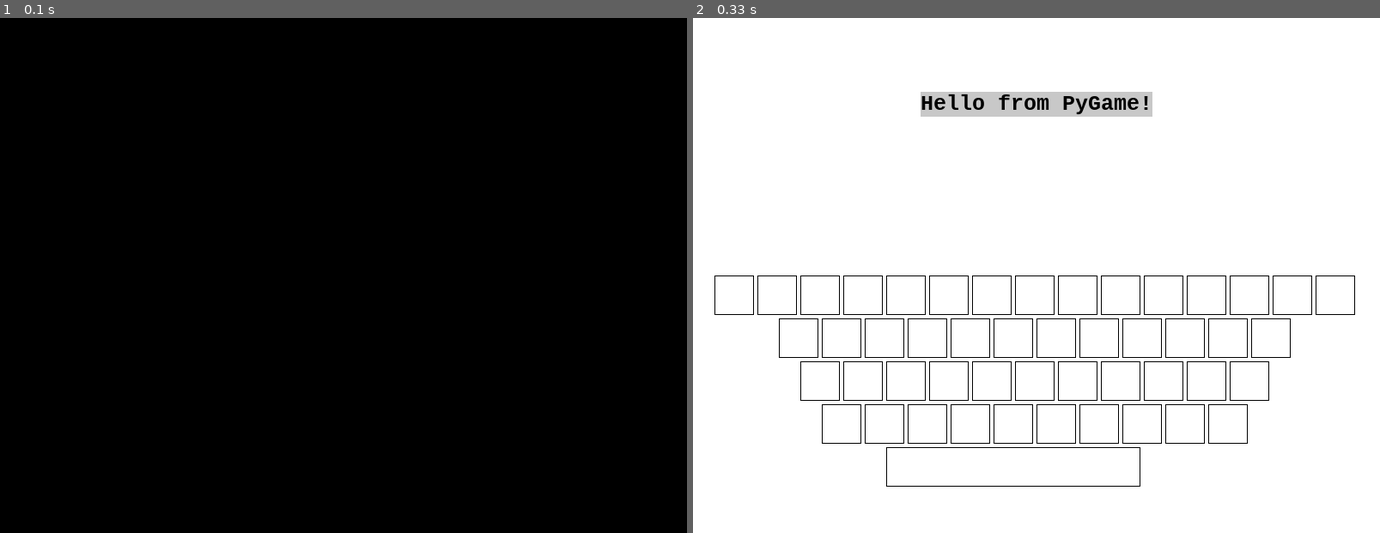
Above: before the commit, frames 1-2 (left to right).
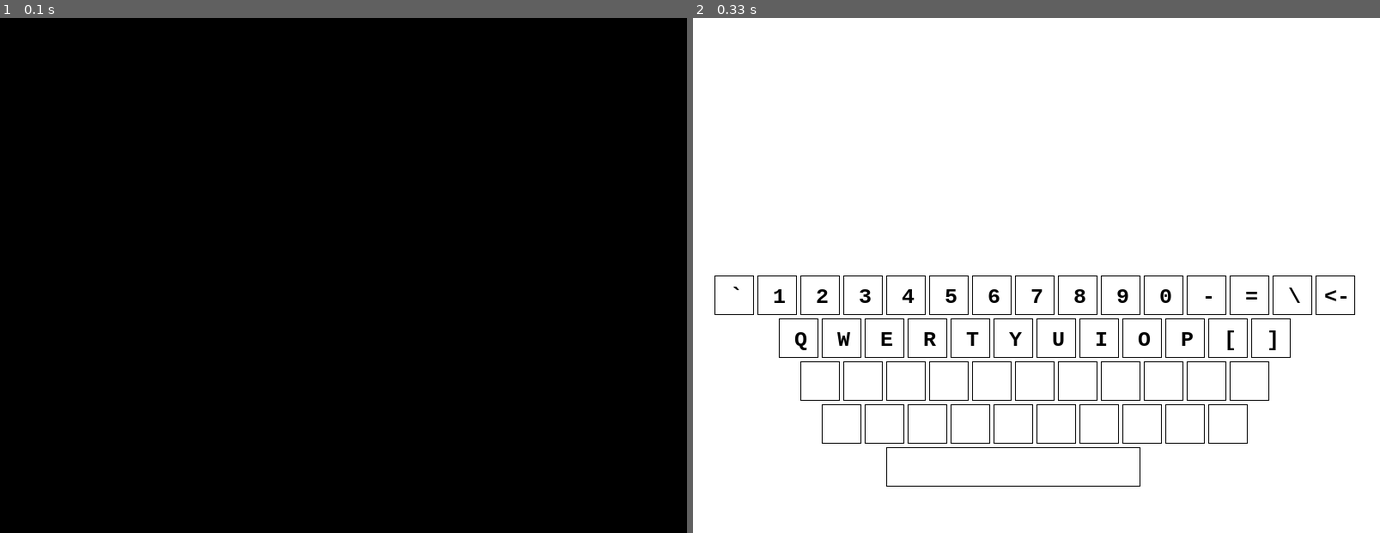
Above: after the commit, the same moments.

Repository: vensder/pygamedev1
Game: pygame game, started from keyboard.py
Two runs of this game, one before a commit and one after it. Both use one fixed random seed, a clock stepped at 60 frames per second and the inputs below. The source is Python 2; it was converted automatically to run under Python 3.
Inputs:
- Up to frame 1 (0.1 s): no input
- Up to frame 2 (0.33 s): no input

Frame 1 is identical in both runs. In frame 2, 2.3% of the frame differs, in the area x 5-96%, y 14-65%.

Commit message:
symbols on keys

Diff:
--- a/keyboard.py
+++ b/keyboard.py
@@ -14,6 +14,8 @@
 BLACK = (0, 0, 0)
 GRAY = (200, 200, 200)
 WHITE = (255, 255, 255)
+ROW1 = ['`', '1', '2', '3', '4', '5', '6', '7', '8', '9', '0', '-', '=', '\\', '<-']
+ROW2 = ['Q', 'W', 'E', 'R', 'T', 'Y', 'U', 'I', 'O', 'P', '[', ']']
 
 pygame.init()
 pygame.font.init()
@@ -22,10 +24,10 @@
 window = pygame.display.set_mode(DISPLAY_MODE)
 pygame.display.set_caption("Keyboard")
 
-FONT = pygame.font.SysFont("monospace", KEY_HEIGHT // 2, bold = True)
-SURFASEFONT = FONT.render("Hello from PyGame!", True, BLACK, GRAY)
-SURFACER = SURFASEFONT.get_rect()
-SURFACER.center = (WIDTH // 2, KEY_HEIGHT * 2)
+my_font = pygame.font.SysFont("monospace", KEY_HEIGHT // 2, bold=True)
+#SURFASEFONT = FONT.render("Hello from PyGame!", True, BLACK, GRAY)
+#SURFACER = SURFASEFONT.get_rect()
+#SURFACER.center = (WIDTH // 2, KEY_HEIGHT * 1)
 window.fill(WHITE)
 
 gameLoop = True
@@ -45,6 +47,13 @@
                 KEY_WIDTH - PADDING,
                 KEY_HEIGHT - PADDING),
             LINE_WIDTH)
+
+        symbol = my_font.render(ROW1[i - 1], True, BLACK, WHITE)
+        symbol_rect = symbol.get_rect()
+        symbol_rect.center = (KEY_WIDTH * i,
+                              (HEIGHT - KEY_HEIGHT * 6) + KEY_HEIGHT // 2)
+        window.blit(symbol, symbol_rect)
+
     for i in range(1, 13):
         pygame.draw.rect(
             window,
@@ -54,6 +63,12 @@
                 KEY_WIDTH - PADDING,
                 KEY_HEIGHT - PADDING),
             LINE_WIDTH)
+
+        symbol = my_font.render(ROW2[i - 1], True, BLACK, WHITE)
+        symbol_rect = symbol.get_rect()
+        symbol_rect.center = (KEY_WIDTH * i + (KEY_WIDTH + KEY_WIDTH // 2),
+                              (HEIGHT - KEY_HEIGHT * 5) + KEY_HEIGHT // 2)
+        window.blit(symbol, symbol_rect)
 
     for i in range(1, 12):
         pygame.draw.rect(
@@ -85,7 +100,7 @@
         LINE_WIDTH)
 
     clock.tick(FPS)
-    window.blit(SURFASEFONT, SURFACER)
+#    window.blit(SURFASEFONT, SURFACER)
     pygame.display.flip()
 
 pygame.quit()
--- /dev/null
+++ b/keyboard1.py
@@ -0,0 +1,106 @@
+#!/usr/bin/env python2
+# -*- coding: utf-8 -*-
+
+import pygame
+
+WIDTH = 800
+HEIGHT = 600
+DISPLAY_MODE = (WIDTH, HEIGHT)
+KEY_WIDTH = (WIDTH // 160) * 10
+KEY_HEIGHT = KEY_WIDTH
+PADDING = WIDTH // 200
+LINE_WIDTH = 1
+FPS = 10
+BLACK = (0, 0, 0)
+GRAY = (200, 200, 200)
+WHITE = (255, 255, 255)
+ROW1 = ['`', '1', '2', '3', '4', '5', '6', '7', '8', '9', '0', '-', '=', '\\', '<-']
+
+pygame.init()
+pygame.font.init()
+
+clock = pygame.time.Clock()
+window = pygame.display.set_mode(DISPLAY_MODE)
+pygame.display.set_caption("Keyboard")
+
+FONT = pygame.font.SysFont("monospace", KEY_HEIGHT // 2, bold=True)
+for i in range(0, 10):
+    SURFASEFONT = FONT.render(str(i), True, BLACK, GRAY)
+    SURFACER = SURFASEFONT.get_rect()
+    SURFACER.center = (KEY_WIDTH * i, KEY_HEIGHT * 1)
+window.fill(WHITE)
+
+
+for i in range(1, 16):
+    pygame.draw.rect(
+        window,
+        BLACK,
+        (KEY_WIDTH * i - KEY_WIDTH // 2,
+            HEIGHT - KEY_HEIGHT * 6,
+            KEY_WIDTH - PADDING,
+            KEY_HEIGHT - PADDING),
+        LINE_WIDTH)
+    symbol = FONT.render(ROW1[i - 1], True, BLACK, GRAY)
+    symbol_rect = symbol.get_rect()
+    symbol_rect.center = ((KEY_WIDTH * i - KEY_WIDTH // 2) + KEY_WIDTH // 2,
+                          (HEIGHT - KEY_HEIGHT * 6) + KEY_HEIGHT // 2)
+    window.blit(symbol, symbol_rect)
+
+
+for i in range(1, 13):
+    pygame.draw.rect(
+        window,
+        BLACK,
+        (KEY_WIDTH * i + KEY_WIDTH,
+            HEIGHT - KEY_HEIGHT * 5,
+            KEY_WIDTH - PADDING,
+            KEY_HEIGHT - PADDING),
+        LINE_WIDTH)
+
+for i in range(1, 12):
+    pygame.draw.rect(
+        window,
+        BLACK,
+        (KEY_WIDTH * i + KEY_WIDTH + KEY_WIDTH // 2,
+            HEIGHT - KEY_HEIGHT * 4,
+            KEY_WIDTH - PADDING,
+            KEY_HEIGHT - PADDING),
+        LINE_WIDTH)
+
+for i in range(1, 11):
+    pygame.draw.rect(
+        window,
+        BLACK,
+        (KEY_WIDTH * i + KEY_WIDTH * 2,
+            HEIGHT - KEY_HEIGHT * 3,
+            KEY_WIDTH - PADDING,
+            KEY_HEIGHT - PADDING),
+        LINE_WIDTH)
+
+pygame.draw.rect(
+    window,
+    BLACK,
+    (KEY_WIDTH * 4 + KEY_WIDTH // 2,
+        HEIGHT - KEY_HEIGHT * 2,
+        KEY_WIDTH * 6 - PADDING,
+        KEY_HEIGHT - PADDING),
+    LINE_WIDTH)
+
+
+window.blit(SURFASEFONT, SURFACER)
+pygame.display.update()
+
+gameLoop = True
+while gameLoop:
+
+    for event in pygame.event.get():
+
+        if event.type == pygame.QUIT:
+            gameLoop = False
+
+#    #clock.tick(FPS)
+#    #window.blit(SURFASEFONT, SURFACER)
+#    #pygame.display.flip()
+#    #pygame.display.update()
+
+pygame.quit()
--- a/text_print.py
+++ b/text_print.py
@@ -18,9 +18,9 @@
 pygame.init()
 pygame.font.init()
 
-clock = pygame.time.Clock()
-window = pygame.display.set_mode(DISPLAY_MODE)
-pygame.display.set_caption("Keyboard")
+# clock = pygame.time.Clock()
+window = pygame.display.set_mode(DISPLAY_MODE, 0, 32)
+pygame.display.set_caption("Print the text")
 
 FONT = pygame.font.SysFont("monospace", 40)
 SURFASEFONT = FONT.render("Hello from PyGame!", True, BLACK, GRAY)
@@ -37,7 +37,8 @@
         if event.type == pygame.QUIT:
             gameLoop = False
 
-    #clock.tick(FPS)
+#    clock.tick(FPS)
     pygame.display.update()
 
 pygame.quit()
+sys.exit()
